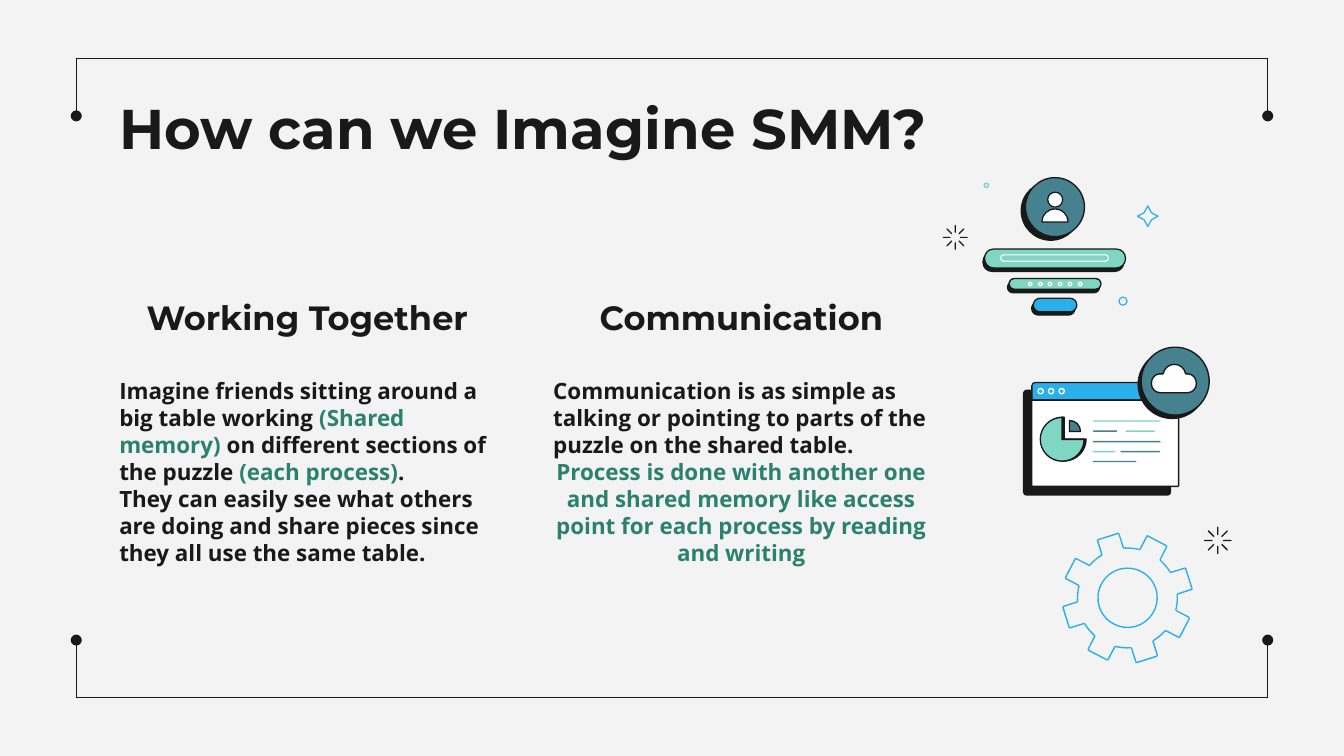
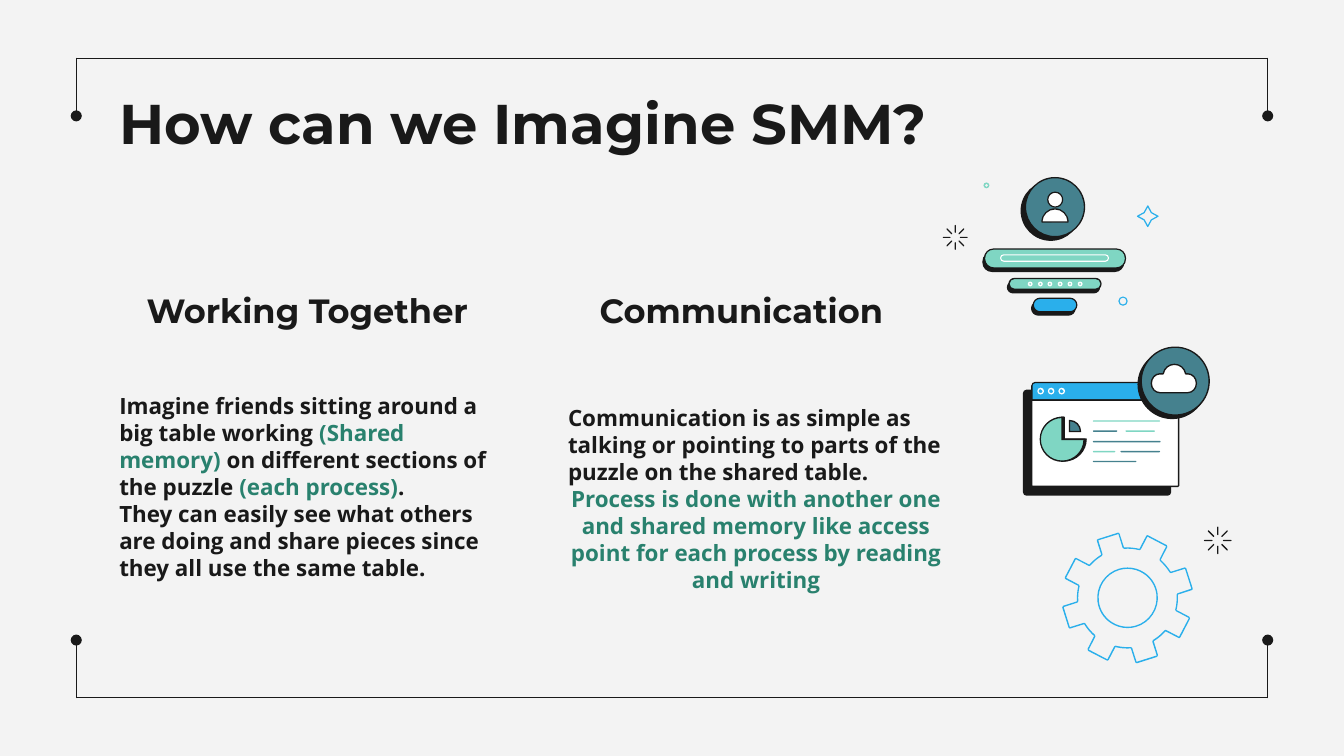
Before and after one commit to MahmoudEssam707/Operating-System, a slide deck: slide 3 of Presentaion on Shared Memory Machines/Sharing Memory Machines.pptx. Drawn at 1344x756 pixels with LibreOffice and Linux fonts; fonts in the diff are those of the drawing. Boxes give left, top, right and bottom in pixels: in the first picture for what was removed or moved away, otherwise in the second. Text is boxed around its words. In the diff, an @@ line names an element or a change of style, - is before the commit and + after.

```diff
--- a/Presentaion on Shared Memory Machines/Sharing Memory Machines.pptx
+++ b/Presentaion on Shared Memory Machines/Sharing Memory Machines.pptx
@@ subtitle "Working Together" at [147,296,468,330]: vertical alignment bottom to middle @@
@@ subtitle "Communication" at [600,296,883,324]: vertical alignment bottom to middle @@
@@ vertical alignment top to middle in 3 elements at [119,100,927,156], [119,397,486,581], [568,409,941,593] @@
@@ subtitle "Communication is as simple as ...": place and size @@
-subtitle "Communication is as simple as ..." at [553,382,926,566]
+subtitle "Communication is as simple as ..." at [568,409,941,593]
```
Also in this commit, not shown: 1 other slide changed, 1 slide added, 1 other file.
